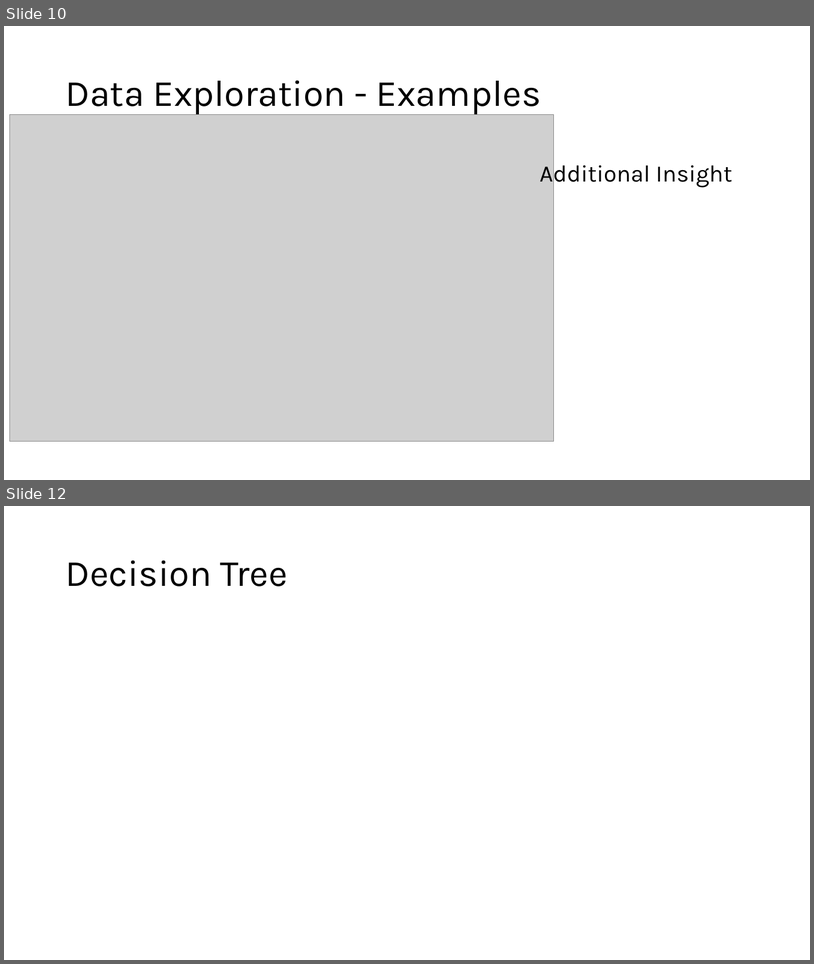
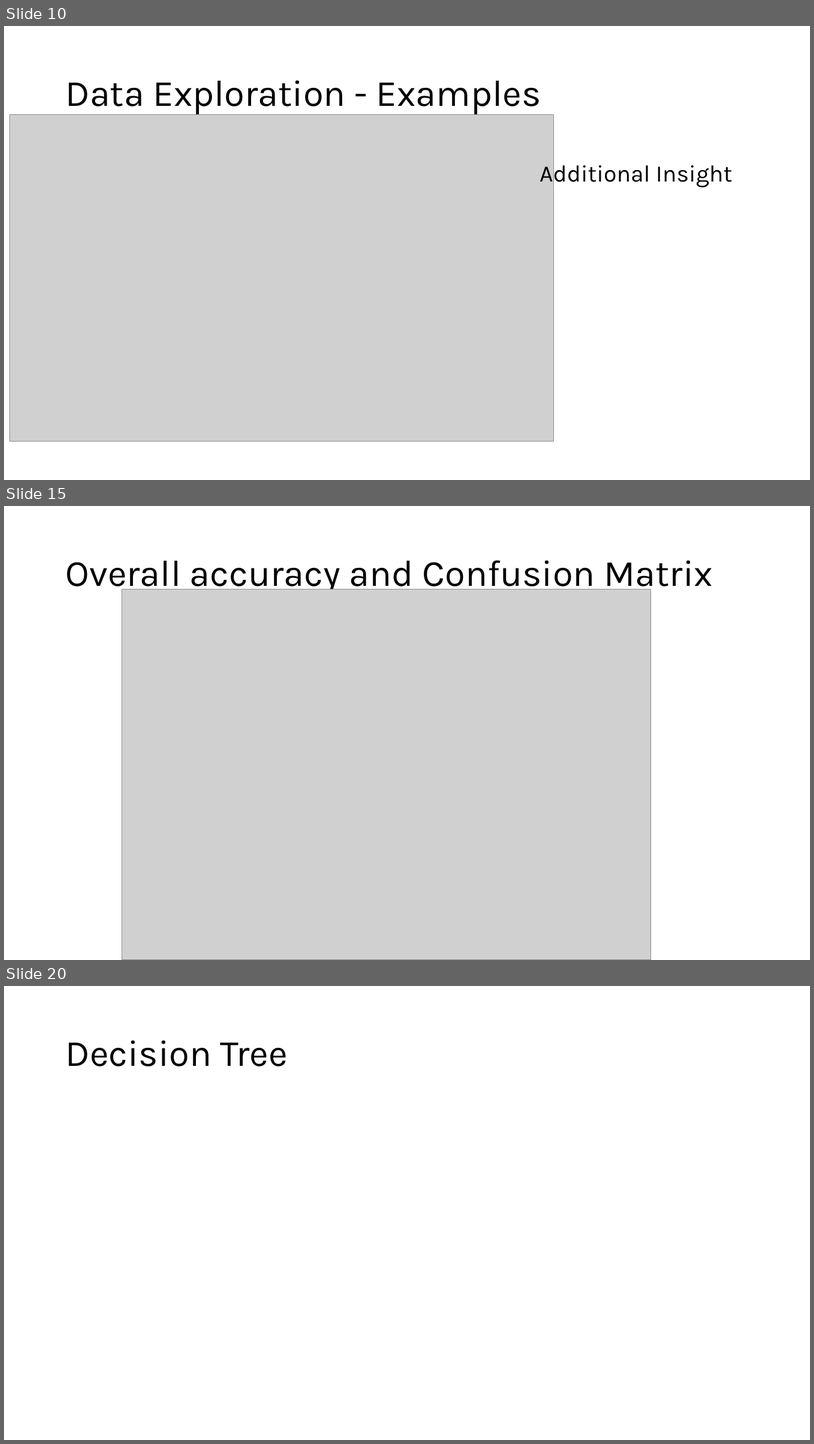
Before and after one commit to mimiep/DSML-LifeExp, a slide deck: FinalPresentation_LE.pptx. Shown one above the other, each under a label of ours: slides 10 and 12 before the commit, slides 10, 15 and 20 after it; the slides between them are not shown. The pictures are 814x964 and 814x1444 pixels, drawn with LibreOffice and Linux fonts; fonts in the diff are those of the drawing; grey boxes stand for pictures. Boxes give left, top, right and bottom in pixels: in the first picture for what was removed or moved away, otherwise in the second. Text is boxed around its words. In the diff, an @@ line names an element or a change of style, - is before the commit and + after.

```diff
--- a/FinalPresentation_LE.pptx
+++ b/FinalPresentation_LE.pptx
@@ slide 15 added at [4,506,810,960], background #FFFFFF @@
@@ title added at [65,560,713,595], 44 pt, text #000000 @@
+Overall accuracy and Confusion Matrix
@@ picture added at [122,589,651,960] @@
@@ what was slide 12 is now slide 20 @@
```
Also in this commit, not shown: 3 slides changed, 6 other slides added, 1 other file.
